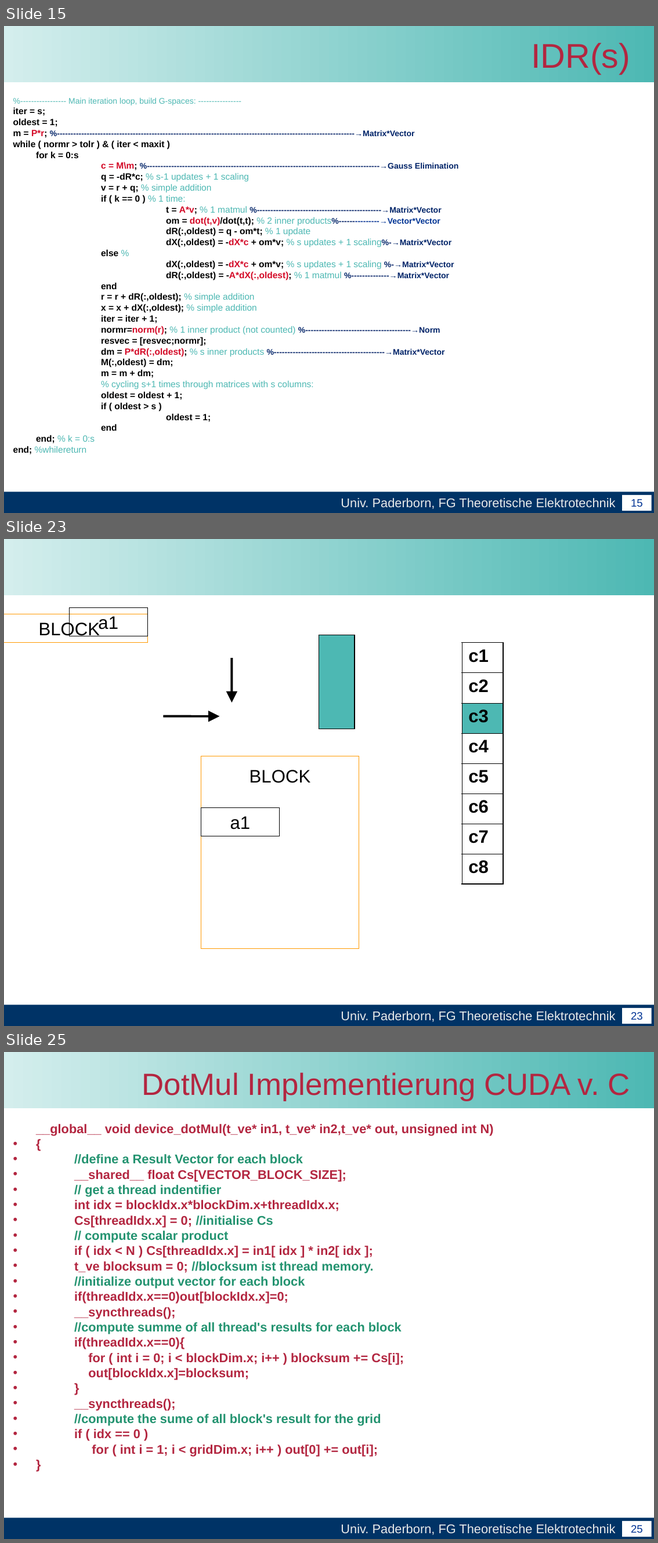
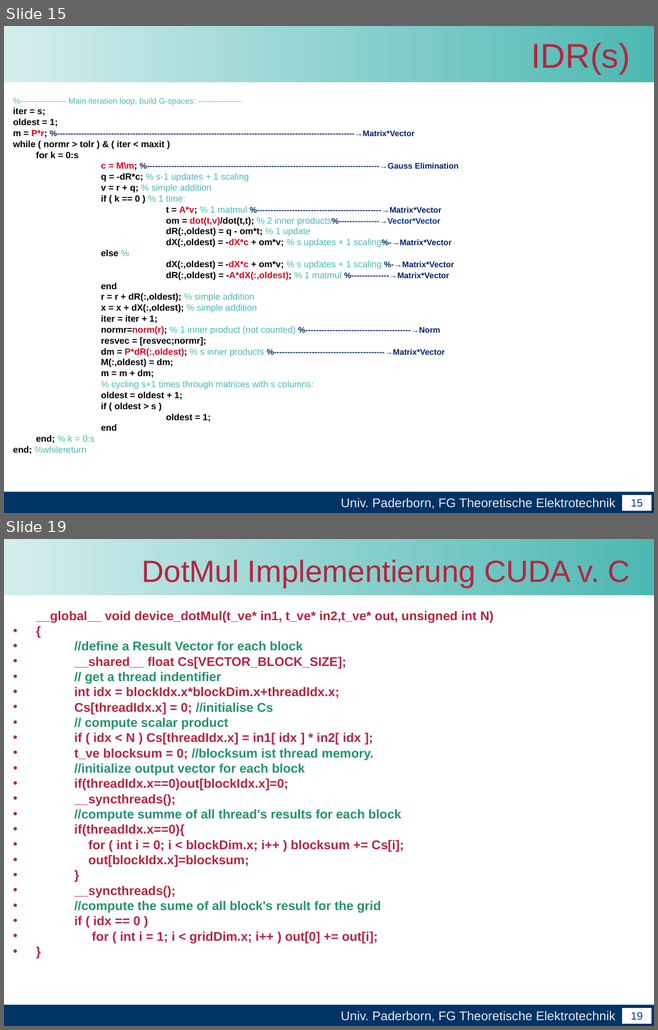
Before and after one commit to unconditional/projektarbeitcuda, a slide deck: Vortrag/Zwischenvortrag der Projektarbeit CUDA(xby).ppt. Shown one above the other, each under a label of ours: slides 15, 23 and 25 before the commit, slides 15 and 19 after it; the slides between them are not shown. The pictures are 658x1543 and 658x1030 pixels, drawn with LibreOffice and Linux fonts; fonts in the diff are those of the drawing; background and template pictures are left out. Boxes give left, top, right and bottom in pixels: in the first picture for what was removed or moved away, otherwise in the second. Text is boxed around its words. In the diff, an @@ line names an element or a change of style, - is before the commit and + after.

```diff
--- a/Vortrag/Zwischenvortrag der Projektarbeit CUDA(xby).ppt
+++ b/Vortrag/Zwischenvortrag der Projektarbeit CUDA(xby).ppt
@@ slide 23 removed at (4,539,654,1026), background #FFFFFF; not listed: 4 template elements that a slide beside it also shows @@
@@ rectangle removed at (69,608,147,636) @@
-a1
@@ rectangle removed at (4,614,148,643) @@
-BLOCK
@@ table removed at (318,635,354,729), 1 rows, 1 columns @@
-
@@ table removed at (462,643,503,885), 8 rows, 1 columns @@
-c1
-c2
-c3
-c4
-c5
-c6
-c7
-c8
@@ arrow removed from (231, 658) to (231, 703) @@
@@ arrow removed from (163, 716) to (220, 716) @@
@@ rectangle removed at (201,756,359,949) @@
-BLOCK
@@ rectangle removed at (201,808,280,837) @@
-a1
@@ what was slide 25 is now slide 19 @@
@@ page number at (630,1012,643,1020): text changed @@
-25
+19
```
Also in this commit, not shown: 2 slides changed, 5 other slides removed.
